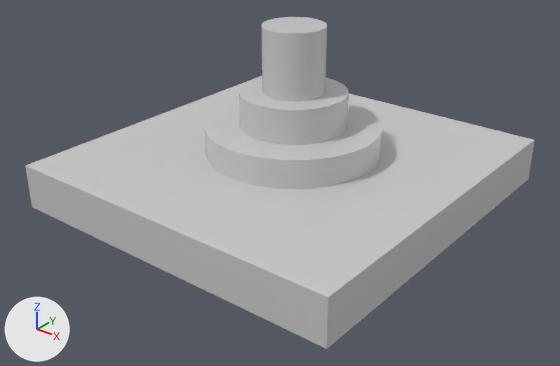
A saved change to the FBX model Assets/Models/Cake_Lowpoly_NonTextured.fbx.
One viewpoint serves both versions: a camera (50 mm lens) standing at (1.256, -1.613, 0.956) and looking at (0.032, -0.083, 0.008). Arrows for +X, +Y and +Z are at lower left; the lights stay in place. Where no turn or scale is listed for an object, it has been applied to the vertices.
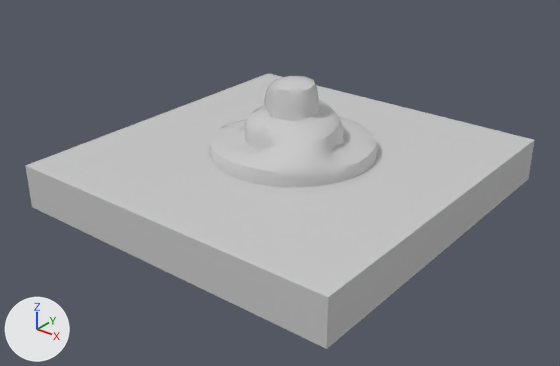
Diff of the bpy script that builds the scene:
```diff
--- a/Assets/Models/Cake_Lowpoly_NonTextured.fbx.py
+++ b/Assets/Models/Cake_Lowpoly_NonTextured.fbx.py
@@ mat_default @@
+mat_default = principled_material('Default')
+mat_default.base_color = (0.6, 0.6, 0.6)  # light grey #cbcbcb
+mat_default.roughness = 0.0
@@ me_mesh_1 @@
+me_mesh_1.from_pydata(...)  # 1123 vertices, 1092 faces; spans x -0.318..0.242, y -0.225..0.257, z -0.047..0.278
+me_mesh_1.materials.append(mat_default)  # light grey #cbcbcb
@@ ob_cylinder @@
-ob_cylinder = bpy.data.objects.new('Cylinder', me_mesh_001)
-ob_cylinder.location = (0.0, 0.0, 0.0)
@@ ob_cake_mountain @@
+ob_cake_mountain = bpy.data.objects.new('Cake_Mountain', me_mesh_1)
+ob_cake_mountain.location = (0.0, 0.0, 0.0)
```

Location of each change, (x1, y1, x2, y2) in pixels of the pictures (560 x 366 px):
'Cylinder', deleted: before (204, 17, 383, 189)
'Cake_Mountain', added: after (209, 76, 378, 187)
